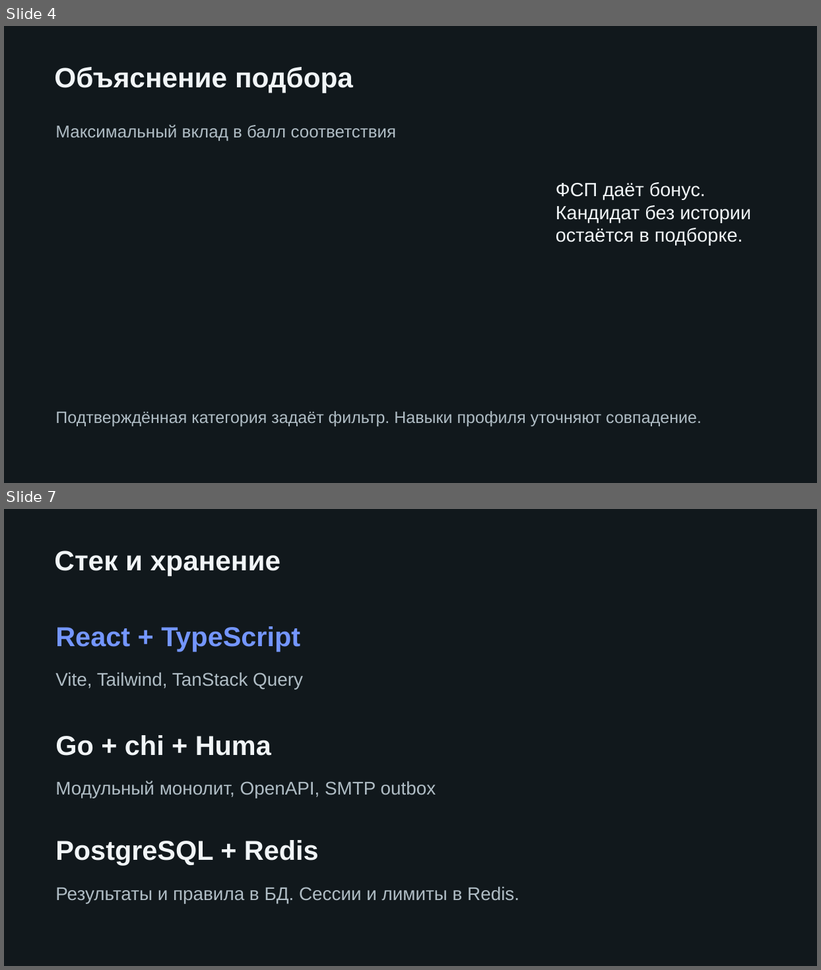
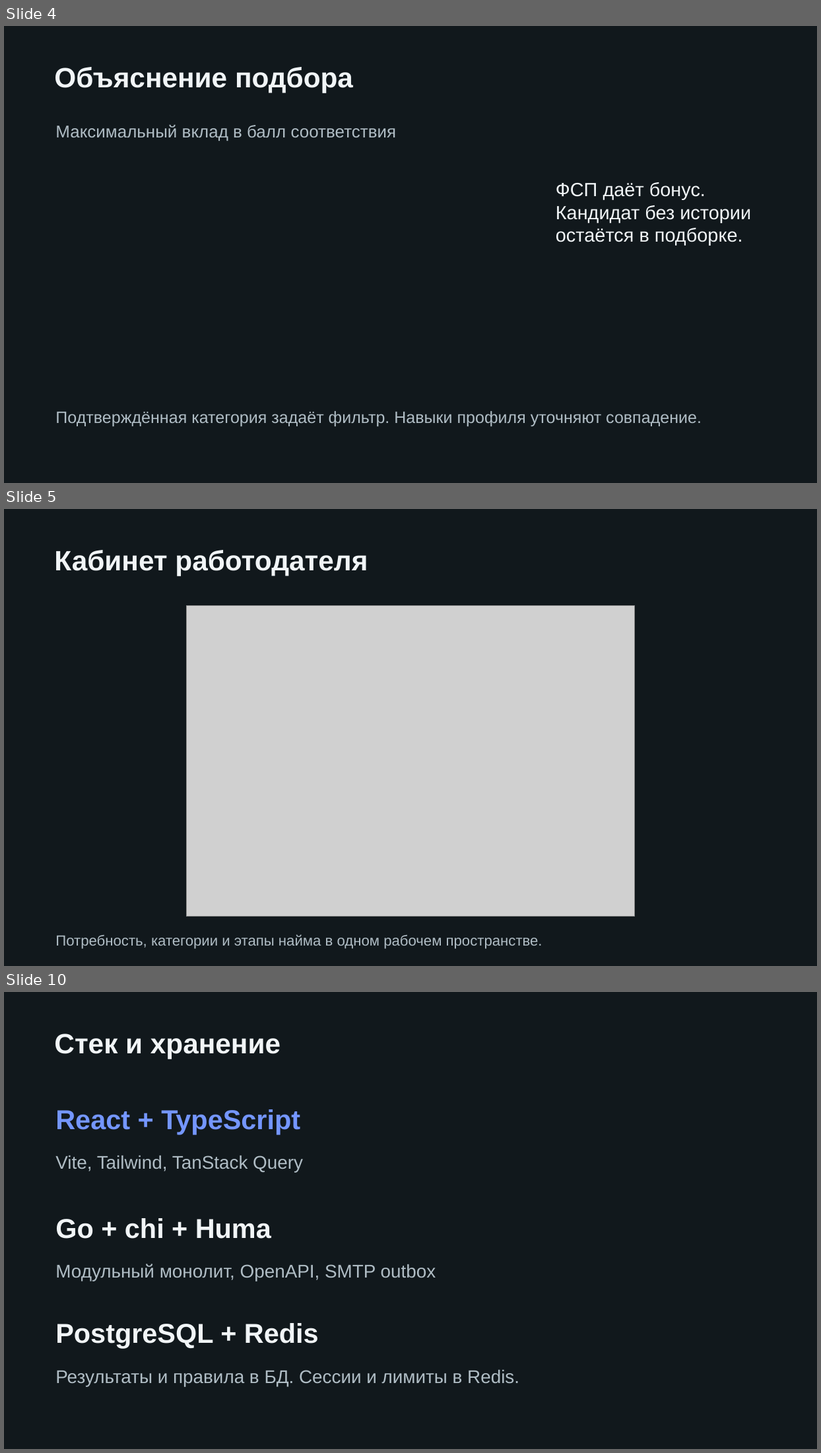
Before and after one commit to Swek09/lct-fcp-2026, a slide deck: docs/delivery/fsp-career.pptx. Shown one above the other, each under a label of ours: slides 4 and 7 before the commit, slides 4, 5 and 10 after it; the slides between them are not shown. The pictures are 821x970 and 821x1453 pixels, drawn with LibreOffice and Linux fonts; fonts in the diff are those of the drawing; grey boxes stand for pictures. Boxes give left, top, right and bottom in pixels: in the first picture for what was removed or moved away, otherwise in the second. Text is boxed around its words. In the diff, an @@ line names an element or a change of style, - is before the commit and + after.

```diff
--- a/docs/delivery/fsp-career.pptx
+++ b/docs/delivery/fsp-career.pptx
@@ slide 5 added at bbox=[4, 509, 817, 966], background #11181C @@
@@ text added at bbox=[54, 550, 368, 576], 33 pt, text #F1F5F7, bold @@
+Кабинет работодателя
@@ picture added at bbox=[186, 605, 635, 916] @@
@@ text added at bbox=[55, 935, 543, 949], 17.2 pt, text #B0BDC5 @@
+Потребность, категории и этапы найма в одном рабочем пространстве.
@@ what was slide 7 is now slide 10 @@
```
Also in this commit, not shown: 1 slide changed, 3 other slides added, 1 slide removed, 48 other files.
